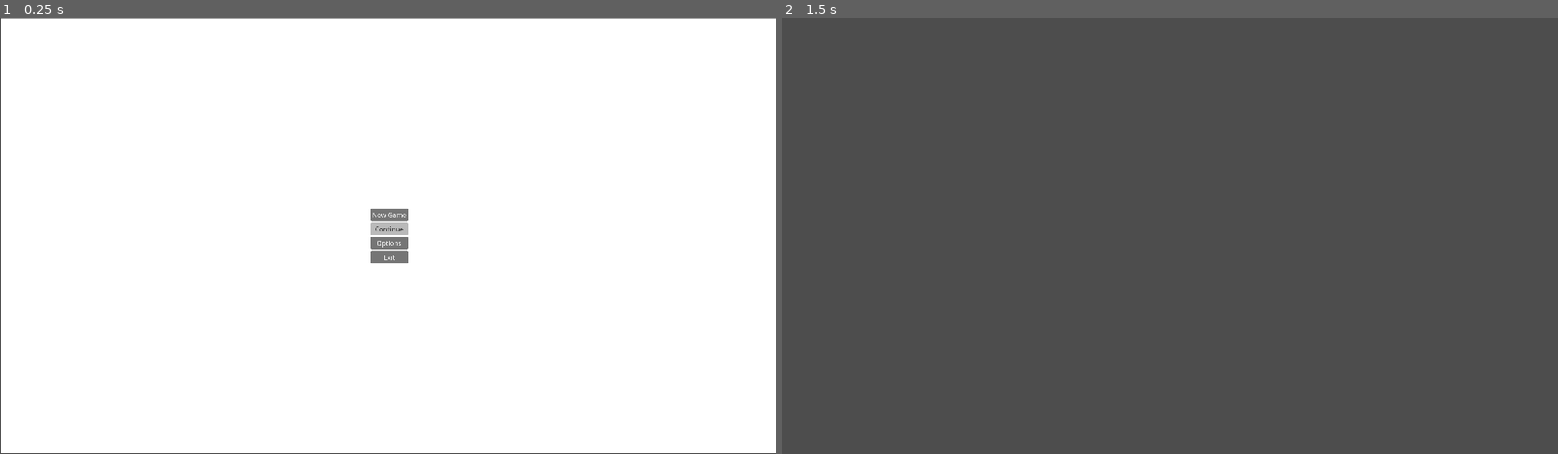
Above: before the commit, frames 1-2 (left to right).
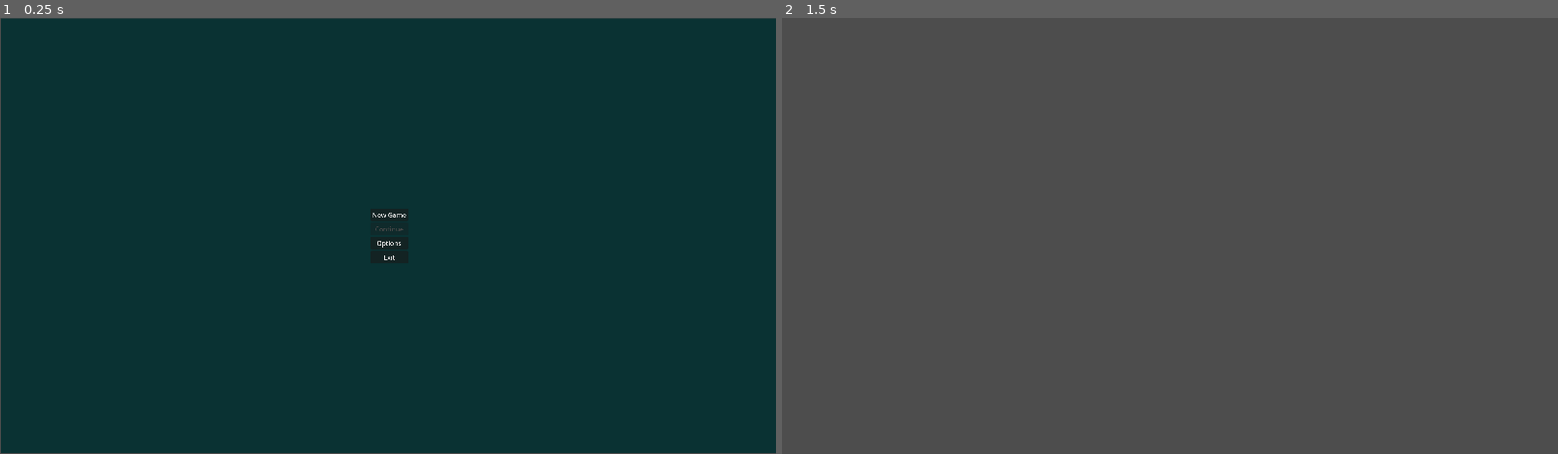
Above: after the commit, the same moments.

Repository: Alex202-0/Secret-GameJam
Game: Godot game, scene res://scenes/control.tscn
Same seed, same stepped clock (60 frames per second), same inputs: the game is played once before the commit and once after it. Before the commit the project starts from res://control.tscn.
Inputs:
- Up to frame 1 (0.25 s): no input
- Up to frame 2 (1.5 s): click "Options" at 0.5 s; tap Enter at 1.25 s; hold D (right) from 1.28 s (still down)

The runs differ from the first frame. In frame 1, 100% of the frame differs, in the area x 0-100%, y 0-100%; in frame 2, nothing differs.

Commit message:
Implement start screen functionality
- "New Game" button transitions to the main scene.
- "Continue" button is disabled when no save file is present, and enabled when one exists.
- "Options" button transitions to an empty scene.
- "Exit" button terminates the game window.

Diff:
--- a/project.godot
+++ b/project.godot
@@ -11,7 +11,7 @@
 [application]
 
 config/name="SecretGame"
-run/main_scene="res://control.tscn"
+run/main_scene="res://scenes/control.tscn"
 config/features=PackedStringArray("4.3", "Forward Plus")
 config/icon="res://icon.svg"
 
--- a/control.tscn
+++ b/scenes/control.tscn
@@ -1,6 +1,6 @@
 [gd_scene load_steps=2 format=3 uid="uid://booixalmtstrx"]
 
-[ext_resource type="Script" path="res://control.gd" id="1_657tm"]
+[ext_resource type="Script" path="res://scripts/control.gd" id="1_rr80j"]
 
 [node name="Control" type="Control"]
 layout_mode = 3
@@ -9,7 +9,7 @@
 anchor_bottom = 1.0
 grow_horizontal = 2
 grow_vertical = 2
-script = ExtResource("1_657tm")
+script = ExtResource("1_rr80j")
 
 [node name="ColorRect" type="ColorRect" parent="."]
 layout_mode = 0
@@ -17,6 +17,7 @@
 offset_top = 1.0
 offset_right = 1924.0
 offset_bottom = 1078.0
+color = Color(0.0402839, 0.194792, 0.19897, 1)
 
 [node name="MarginContainer" type="MarginContainer" parent="ColorRect"]
 layout_mode = 1
--- a/control.gd
+++ b/scripts/control.gd
@@ -13,7 +13,7 @@
 # When New Game is pressed, clears any existing saved game data and starts a new game by changing the scene.
 func _on_new_game_pressed() -> void:
 	clear_saved_game()
-	get_tree().change_scene_to_file("res://game.tscn")
+	get_tree().change_scene_to_file("res://scenes/main.tscn")
 
 func update_continue_button() -> void:
 	# Enable the Continue button if a save file exists otherwise, disable the Continue button.
@@ -26,7 +26,7 @@
 
 # Transitions to the options scene where the player can adjust settings when Options button is pressed
 func _on_options_pressed() -> void:
-	get_tree().change_scene_to_file("res://options.tscn")
+	get_tree().change_scene_to_file("res://scenes/temp_options.tscn")
 
 # When the exit button is pressed, the game application is terminated
 func _on_exit_pressed() -> void:
@@ -49,7 +49,7 @@
 			# If parsing succeeds, apply the saved game state.
 			apply_game_state(save_data.result)  # The parsed data is in `result`.
 			# Transition to the game scene.
-			get_tree().change_scene_to_file("res://game.tscn")
+			get_tree().change_scene_to_file("res://scenes/main.tscn")
 		else:
 			# Log an error if the JSON parsing fails.
 			print("Failed to parse save data: ", save_data.error_string)
Not shown: 1 places in game.tscn that only renumber resources
Renamed: options.tscn -> scenes/temp_options.tscn
